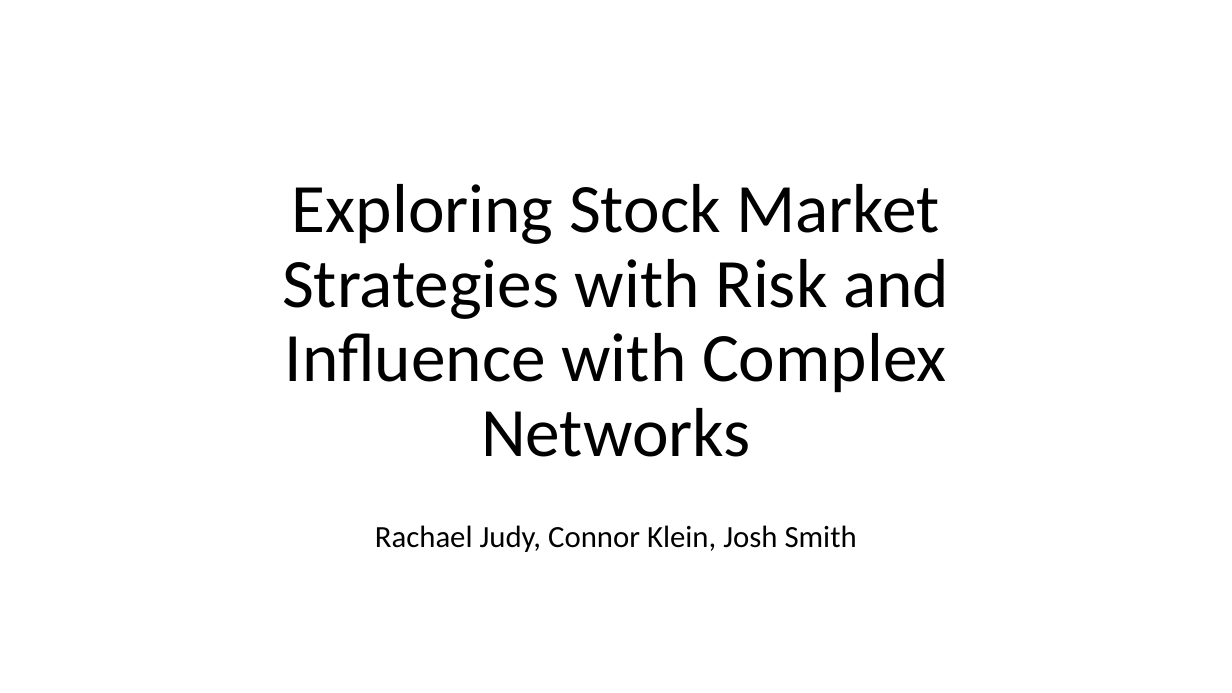
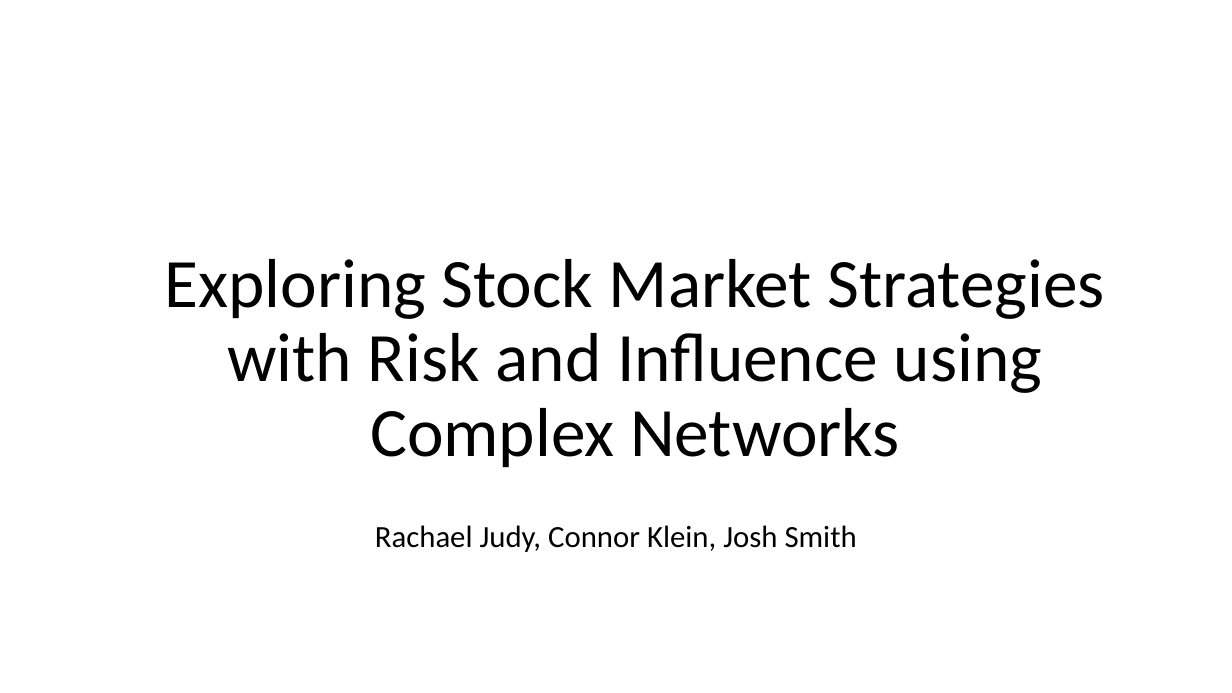
Before and after one commit to rjudy1/ComplexSystemsProject, a slide deck: slide 1 of Project Status Report Final/finalpresentation.pptx. Drawn at 1232x693 pixels with LibreOffice and Linux fonts; fonts in the diff are those of the drawing; background and template pictures are left out. Boxes give left, top, right and bottom in pixels: in the first picture for what was removed or moved away, otherwise in the second. Text is boxed around its words. In the diff, an @@ line names an element or a change of style, - is before the commit and + after.

Commit message:
update title

```diff
--- a/Project Status Report Final/finalpresentation.pptx
+++ b/Project Status Report Final/finalpresentation.pptx
@@ title at (164, 259, 1105, 468): text changed @@
-Exploring Stock Market Strategies with Risk and Influence with Complex Networks
+Exploring Stock Market Strategies with Risk and Influence using Complex Networks
```
